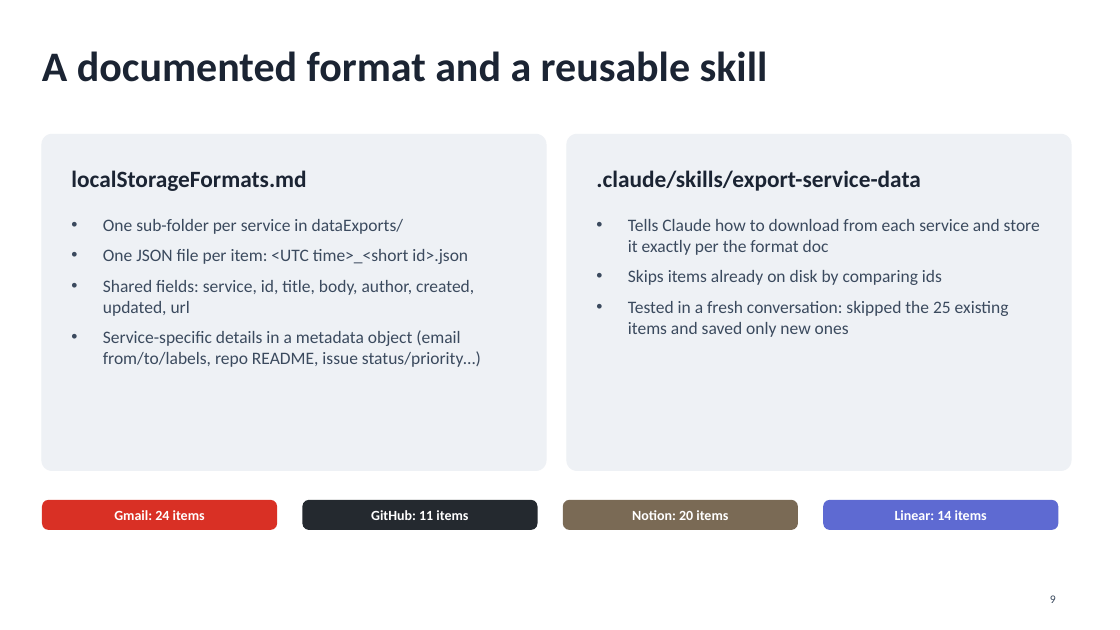
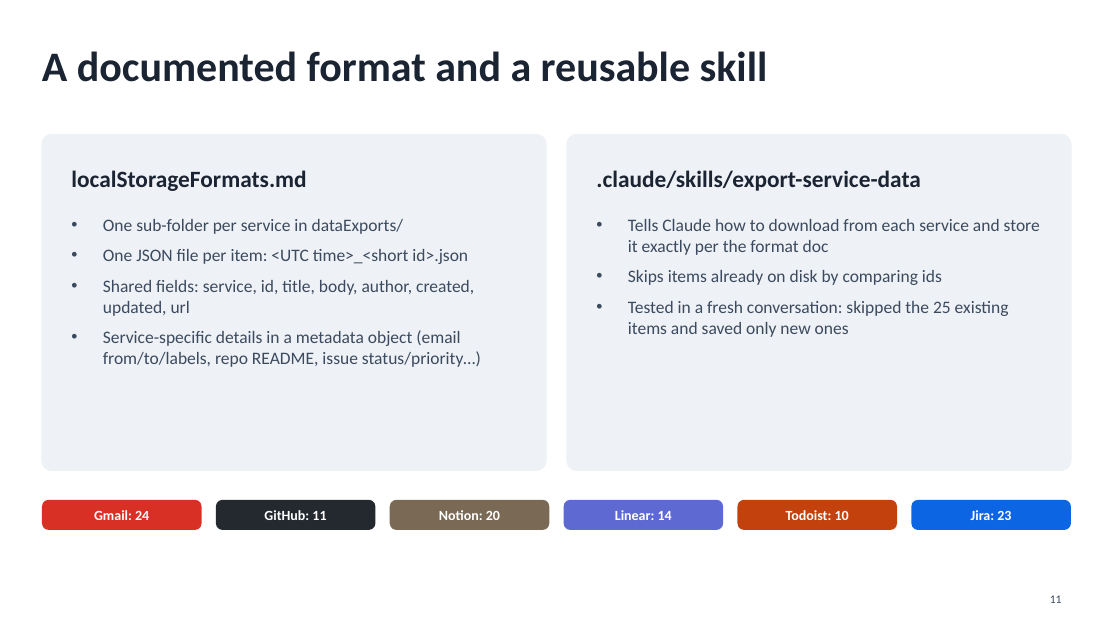
Before and after one commit to abrahamaiproject-bit/Ai-Homework3-Abraham, a slide deck: slide 11 of Homework3_Presentation.pptx (slide 9 before the commit). Drawn at 1120x630 pixels with LibreOffice and Linux fonts; fonts in the diff are those of the drawing. Boxes give left, top, right and bottom in pixels: in the first picture for what was removed or moved away, otherwise in the second. Text is boxed around its words. In the diff, an @@ line names an element or a change of style, - is before the commit and + after.

Commit message:
Update presentation with Todoist and Jira

```diff
--- a/Homework3_Presentation.pptx
+++ b/Homework3_Presentation.pptx
@@ rounded rectangle "Gmail: 24": place and size @@
-rounded rectangle "Gmail: 24" at [42,500,277,530]
+rounded rectangle "Gmail: 24" at [42,500,202,530]
@@ rounded rectangle "GitHub: 11": place and size @@
-rounded rectangle "GitHub: 11" at [302,500,538,530]
+rounded rectangle "GitHub: 11" at [216,500,376,530]
@@ rounded rectangle "Notion: 20": place and size @@
-rounded rectangle "Notion: 20" at [563,500,798,530]
+rounded rectangle "Notion: 20" at [390,500,549,530]
@@ rounded rectangle "Linear: 14": place and size @@
-rounded rectangle "Linear: 14" at [823,500,1059,530]
+rounded rectangle "Linear: 14" at [564,500,723,530]
@@ rounded rectangle added at [738,500,897,530], fill #C2410C, 12 pt, text #FFFFFF, bold @@
+Todoist: 10
@@ rounded rectangle added at [912,500,1071,530], fill #0C66E4, 12 pt, text #FFFFFF, bold @@
+Jira: 23
@@ text in rounded rectangle at [94,510,149,520]: text changed @@
-Gmail: 24 items
+Gmail: 24
@@ text in rounded rectangle at [264,510,326,520]: text changed @@
-GitHub: 11 items
+GitHub: 11
@@ text in rounded rectangle at [439,510,500,520]: text changed @@
-Notion: 20 items
+Notion: 20
@@ text in rounded rectangle at [615,510,672,520]: text changed @@
-Linear: 14 items
+Linear: 14
@@ page number at [1050,595,1062,603]: text changed @@
-9
+11
```
Also in this commit, not shown: 4 other slides changed, 2 slides added.
